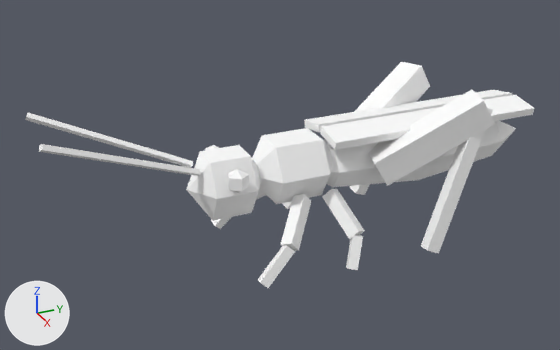
The glTF model site/models/GN_Grasshopper_01.glb: old version first, new version second.
One viewpoint serves both versions: a 50 mm lens placed at (0.064, -0.0361, 0.0397), pointed at (-0.0009, -0.0069, 0.0073). The lights are fixed; the arrows at lower left show +X, +Y and +Z. The picture after the commit comes second.

Names of what the first picture shows: 'GN_Grasshopper_01'.
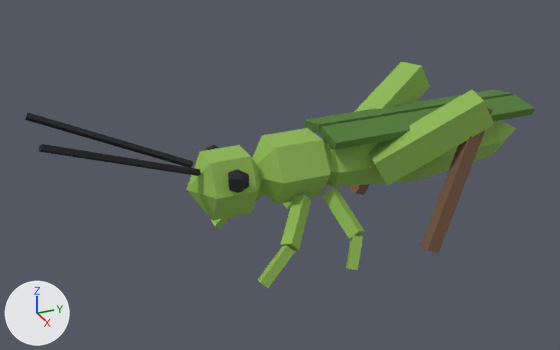
The edits, one by one:
Picture 'GlobalPalette' (img_globalpalette) is new.
In material 'GlobalPalette' (mat_globalpalette), base_color is no longer (1.0, 1.0, 1.0), white #ffffff.
In material 'GlobalPalette' (mat_globalpalette), texture is now set to img_globalpalette.

Where the change shows, as pixel boxes [x1, y1, x2, y2] in the pictures (560 x 350 px):
'GN_Grasshopper_01', surface changed (white to green)
    both: [25, 62, 534, 288]
